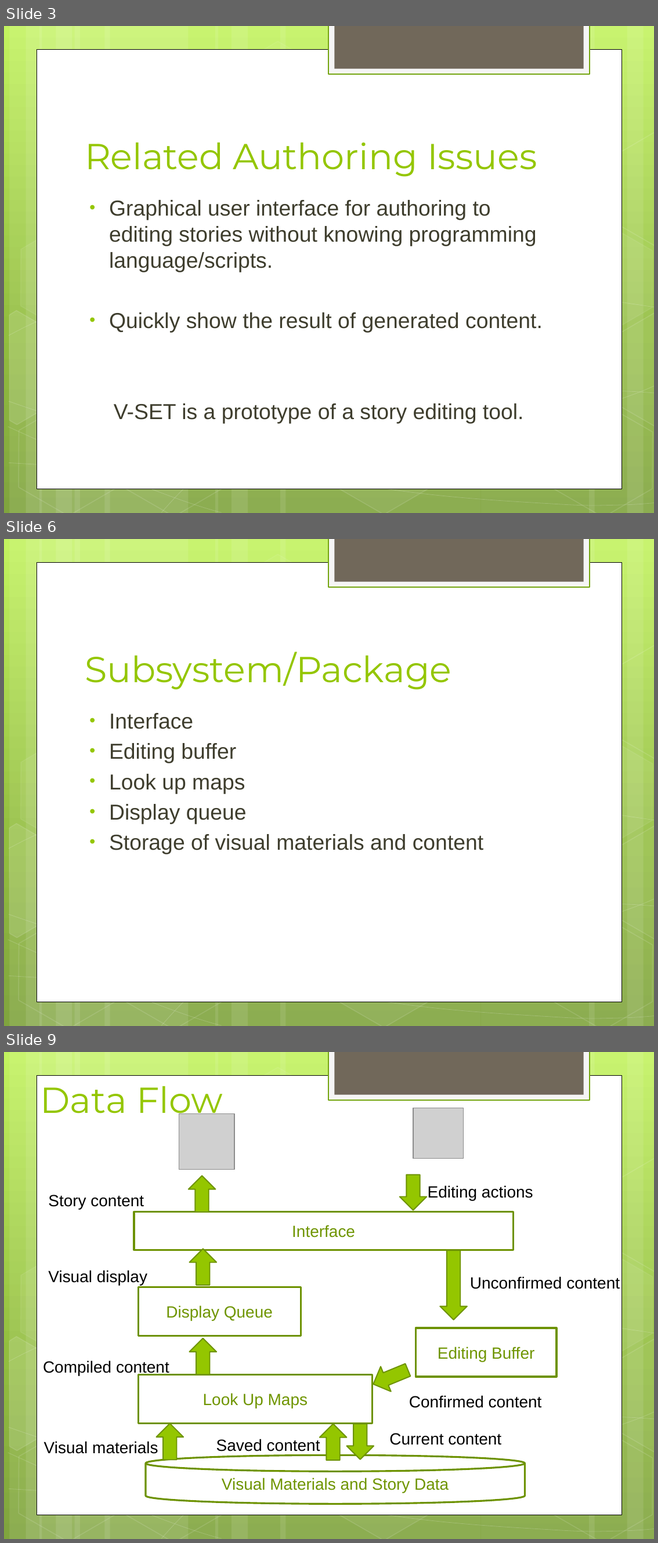
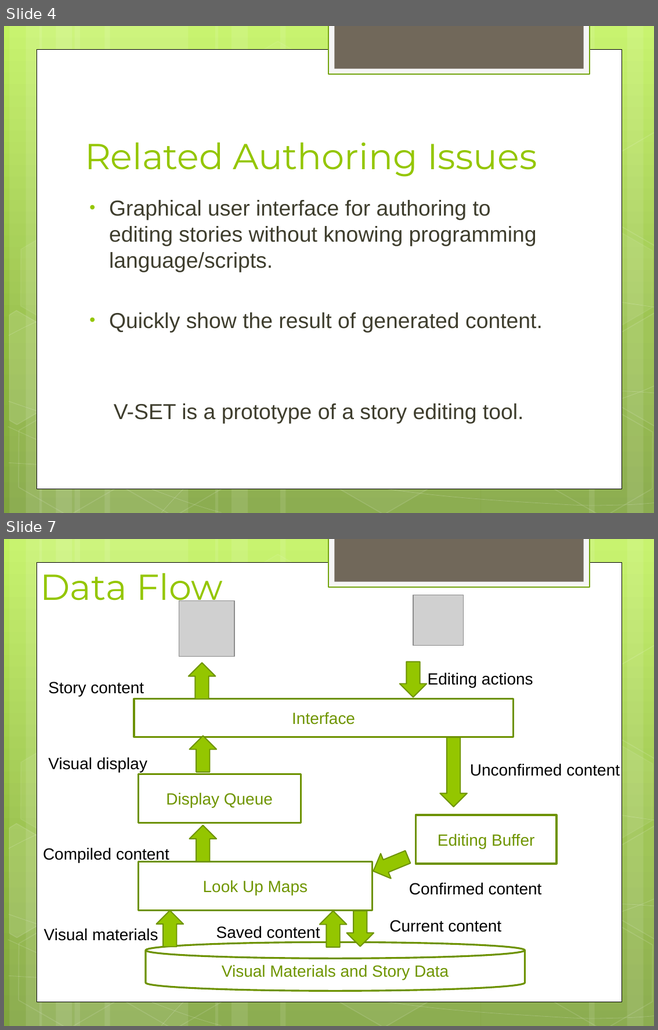
Before and after one commit to RimiChen/2016_V_SET, a slide deck: V-SET_v2_Final_Project.pptx. Shown one above the other, each under a label of ours: slides 3, 6 and 9 before the commit, slides 4 and 7 after it; the slides between them are not shown. The pictures are 658x1543 and 658x1030 pixels, drawn with LibreOffice and Linux fonts; fonts in the diff are those of the drawing; grey boxes stand for pictures. Boxes give left, top, right and bottom in pixels: in the first picture for what was removed or moved away, otherwise in the second. Text is boxed around its words. In the diff, an @@ line names an element or a change of style, - is before the commit and + after.

```diff
--- a/V-SET_v2_Final_Project.pptx
+++ b/V-SET_v2_Final_Project.pptx
@@ slide 6 removed at (x1=4, y1=539, x2=654, y2=1026), background gradient #C3F35F to #93BF3F to #81A53E; not listed: 31 template elements that a slide beside it also shows @@
@@ title removed at (x1=85, y1=652, x2=451, y2=690) @@
-Subsystem/Package
@@ text removed at (x1=109, y1=713, x2=483, y2=855) @@
-• Interface
-• Editing buffer
-• Look up maps
-• Display queue
-• Storage of visual materials and content
@@ what was slide 3 is now slide 4 @@
@@ what was slide 9 is now slide 7 @@
```
Also in this commit, not shown: 5 slides changed, 7 slides added, 2 other slides removed, 45 other files.
